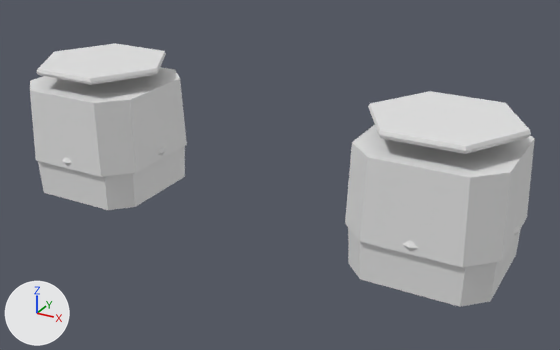
A saved change to the FBX model roblox/art/armor/gloves_greatsword_s3.fbx.
One viewpoint serves both versions: a 50 mm lens placed at (2.92, -4.93, 1.34), pointed at (0.2, 0.03, -1.14). Every picture has the same lights, and +X, +Y and +Z are marked at lower left. The older version comes first. Where no turn or scale is listed for an object, it has been applied to the vertices.

Objects in the first picture: 'Bracer_L_Body', 'Bracer_R_Body', 'Glove_L_Inner', 'Glove_R_Inner'.
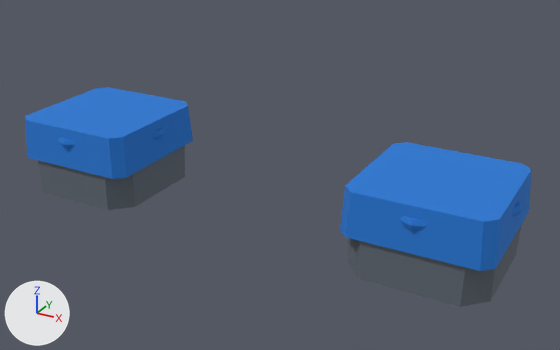
Patch to the scene script:
```diff
--- a/roblox/art/armor/gloves_greatsword_s3.fbx.py
+++ b/roblox/art/armor/gloves_greatsword_s3.fbx.py
@@ mat_gloves_greatsword_s3_glove_r_inner @@
 mat_gloves_greatsword_s3_glove_r_inner = principled_material('gloves_greatsword_s3_Glove_R_Inner')
-mat_gloves_greatsword_s3_glove_r_inner.base_color = (0.8, 0.8, 0.8)  # white #e7e7e7
+mat_gloves_greatsword_s3_glove_r_inner.base_color = (0.122, 0.147, 0.178)  # greyish blue #626b75
@@ mat_gloves_greatsword_s3_glove_l_inner @@
 mat_gloves_greatsword_s3_glove_l_inner = principled_material('gloves_greatsword_s3_Glove_L_Inner')
-mat_gloves_greatsword_s3_glove_l_inner.base_color = (0.8, 0.8, 0.8)  # white #e7e7e7
+mat_gloves_greatsword_s3_glove_l_inner.base_color = (0.122, 0.147, 0.178)  # greyish blue #626b75
@@ mat_gloves_greatsword_s3_bracer_l_band @@
+mat_gloves_greatsword_s3_bracer_l_band = principled_material('gloves_greatsword_s3_Bracer_L_Band')
+mat_gloves_greatsword_s3_bracer_l_band.base_color = (0.0176, 0.188, 0.658)  # blue #2478d4
+mat_gloves_greatsword_s3_bracer_l_band.roughness = 1.0
@@ mat_gloves_greatsword_s3_bracer_r_band @@
+mat_gloves_greatsword_s3_bracer_r_band = principled_material('gloves_greatsword_s3_Bracer_R_Band')
+mat_gloves_greatsword_s3_bracer_r_band.base_color = (0.0176, 0.188, 0.658)  # blue #2478d4
+mat_gloves_greatsword_s3_bracer_r_band.roughness = 1.0
@@ me_bracer_l_band @@
+me_bracer_l_band.from_pydata(...)  # 40 vertices, 28 faces; spans x -0.576..0.576, y -0.576..0.576, z -0.52..-0.18
+me_bracer_l_band.materials.append(mat_gloves_greatsword_s3_bracer_l_band)  # blue #2478d4
@@ me_bracer_r_band @@
+me_bracer_r_band.from_pydata(...)  # 40 vertices, 28 faces; spans x -0.576..0.576, y -0.576..0.576, z -0.52..-0.18
+me_bracer_r_band.materials.append(mat_gloves_greatsword_s3_bracer_r_band)  # blue #2478d4
@@ ob_bracer_l_body @@
-ob_bracer_l_body = bpy.data.objects.new('Bracer_L_Body', me_bracer_l_body)
-ob_bracer_l_body.location = (-1.5, 0.0, -0.69)
@@ ob_bracer_r_body @@
-ob_bracer_r_body = bpy.data.objects.new('Bracer_R_Body', me_bracer_r_body)
-ob_bracer_r_body.location = (1.5, 0.0, -0.69)
@@ ob_bracer_l_band @@
+ob_bracer_l_band = bpy.data.objects.new('Bracer_L_Band', me_bracer_l_band)
+ob_bracer_l_band.location = (-1.5, 0.0, -0.69)
@@ ob_bracer_r_band @@
+ob_bracer_r_band = bpy.data.objects.new('Bracer_R_Band', me_bracer_r_band)
+ob_bracer_r_band.location = (1.5, 0.0, -0.69)
```

Boxes (x1, y1, x2, y2) around the edits, measured in the pictures (560 x 350 px):
'Bracer_R_Body', deleted: before (345, 91, 535, 267)
'Bracer_R_Band', added (blue): after (340, 142, 532, 271)
'Bracer_L_Body', deleted: before (30, 44, 187, 177)
'Bracer_L_Band', added (blue): after (25, 87, 193, 179)
'Glove_R_Inner', recoloured (white to greyish blue): (348, 229, 521, 307) in both
'Glove_L_Inner', recoloured (darker): (38, 146, 185, 210) in both
